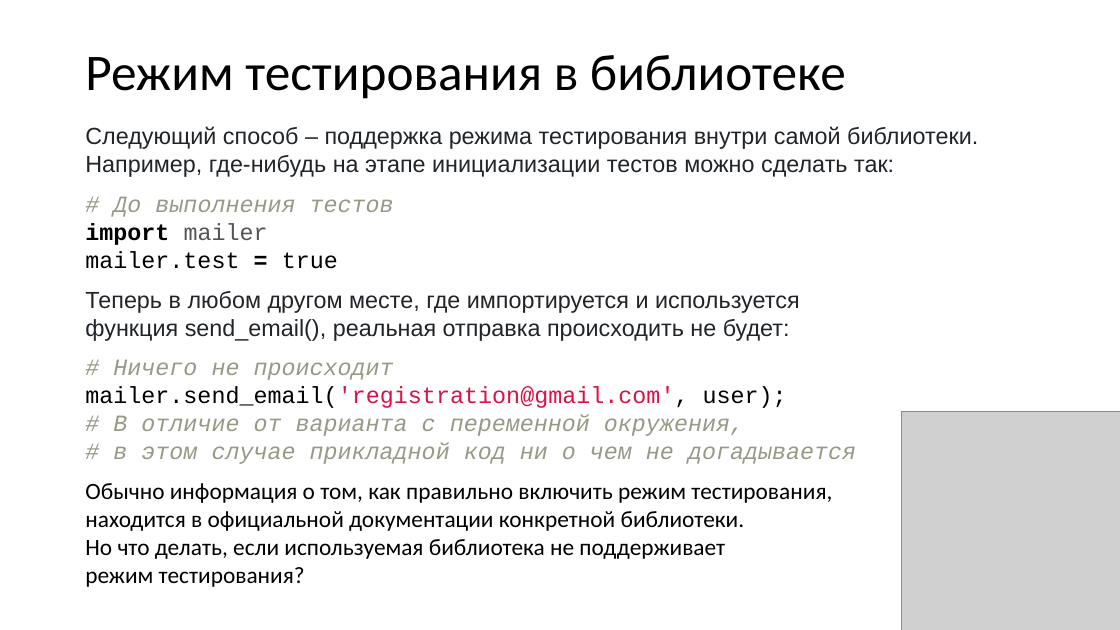
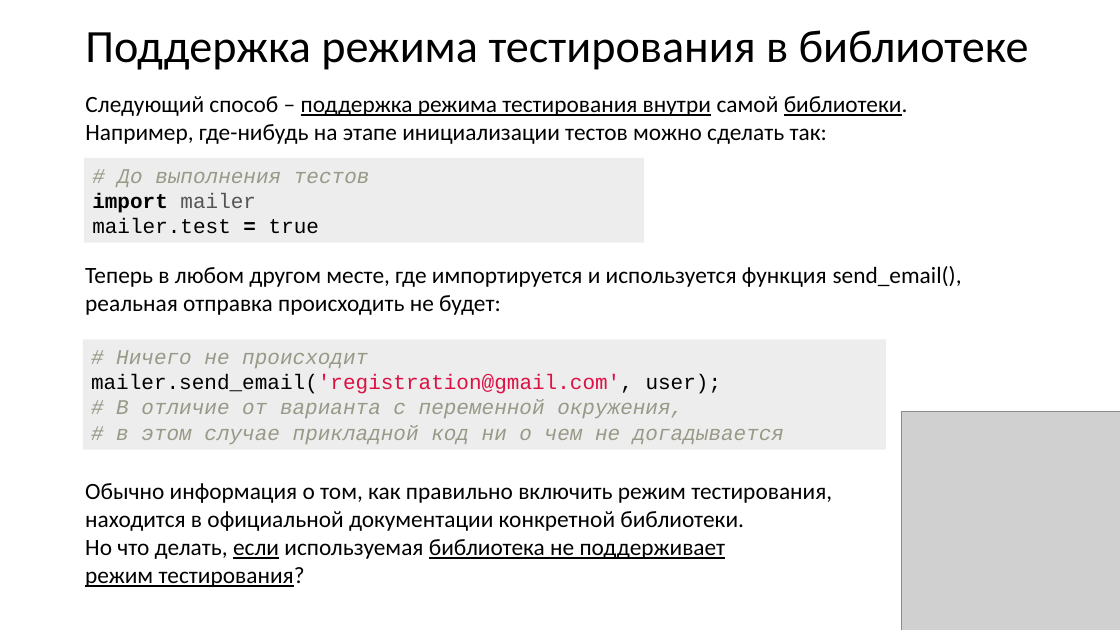
Before and after one commit to xtrueman/prog_instruments, a slide deck: slide 74 of presentations/UnitTests.pptx (slide 73 before the commit). Drawn at 1120x630 pixels with LibreOffice and Linux fonts; fonts in the diff are those of the drawing; grey boxes stand for pictures. Boxes give left, top, right and bottom in pixels: in the first picture for what was removed or moved away, otherwise in the second. Text is boxed around its words. In the diff, an @@ line names an element or a change of style, - is before the commit and + after.

```diff
--- a/presentations/UnitTests.pptx
+++ b/presentations/UnitTests.pptx
@@ title at (85,30,1029,70): text changed; size 44 to 39.6 pt @@
-Режим тестирования в библиотеке
+Поддержка режима тестирования в библиотеке
@@ text "Следующий способ – поддержка режима ...": place and size @@
-text "Следующий способ – поддержка режима ..." at (85,126,978,587)
+text "Следующий способ – поддержка режима ..." at (85,96,908,144)
@@ text "Следующий способ – поддержка режима ..." at (85,96,908,144): font Arial to Calibri, text colour #212529 to #000000; underline on in "поддержка режима тестирования внутри библиотеки." @@
@@ rectangle added at (84,158,644,243), fill #EDEDED, 18 pt, text #000000 @@
+# До выполнения тестов
+import mailer
+mailer.test = true
@@ text at (85,196,856,587): paragraphs removed @@
-# До выполнения тестов
-import mailer
-mailer.test = true
-Теперь в любом другом месте, где импортируется и используется функция send_email(), реальная отправка происходить не будет:
-# Ничего не происходит
-mailer.send_email('registration@gmail.com', user);
-# В отличие от варианта с переменной окружения,
-# в этом случае прикладной код ни о чем не догадывается
-Обычно информация о том, как правильно включить режим тестирования,
-находится в официальной документации конкретной библиотеки.
-Но что делать, если используемая библиотека не поддерживает
-режим тестирования?
@@ text added at (85,266,962,315), 20 pt, text #000000 @@
+Теперь в любом другом месте, где импортируется и используется функция send_email(), реальная отправка происходить не будет:
@@ rectangle added at (83,339,886,450), fill #EDEDED, 18 pt, text #999988, italic @@
+# Ничего не происходит
+mailer.send_email('registration@gmail.com', user);
+# В отличие от варианта с переменной окружения,
+# в этом случае прикладной код ни о чем не догадывается
@@ text added at (85,483,832,587), 20 pt, text #000000 @@
+Обычно информация о том, как правильно включить режим тестирования,
+находится в официальной документации конкретной библиотеки.
+Но что делать, если используемая библиотека не поддерживает
+режим тестирования?
```
Also in this commit, not shown: 33 other slides changed, 2 slides added.
